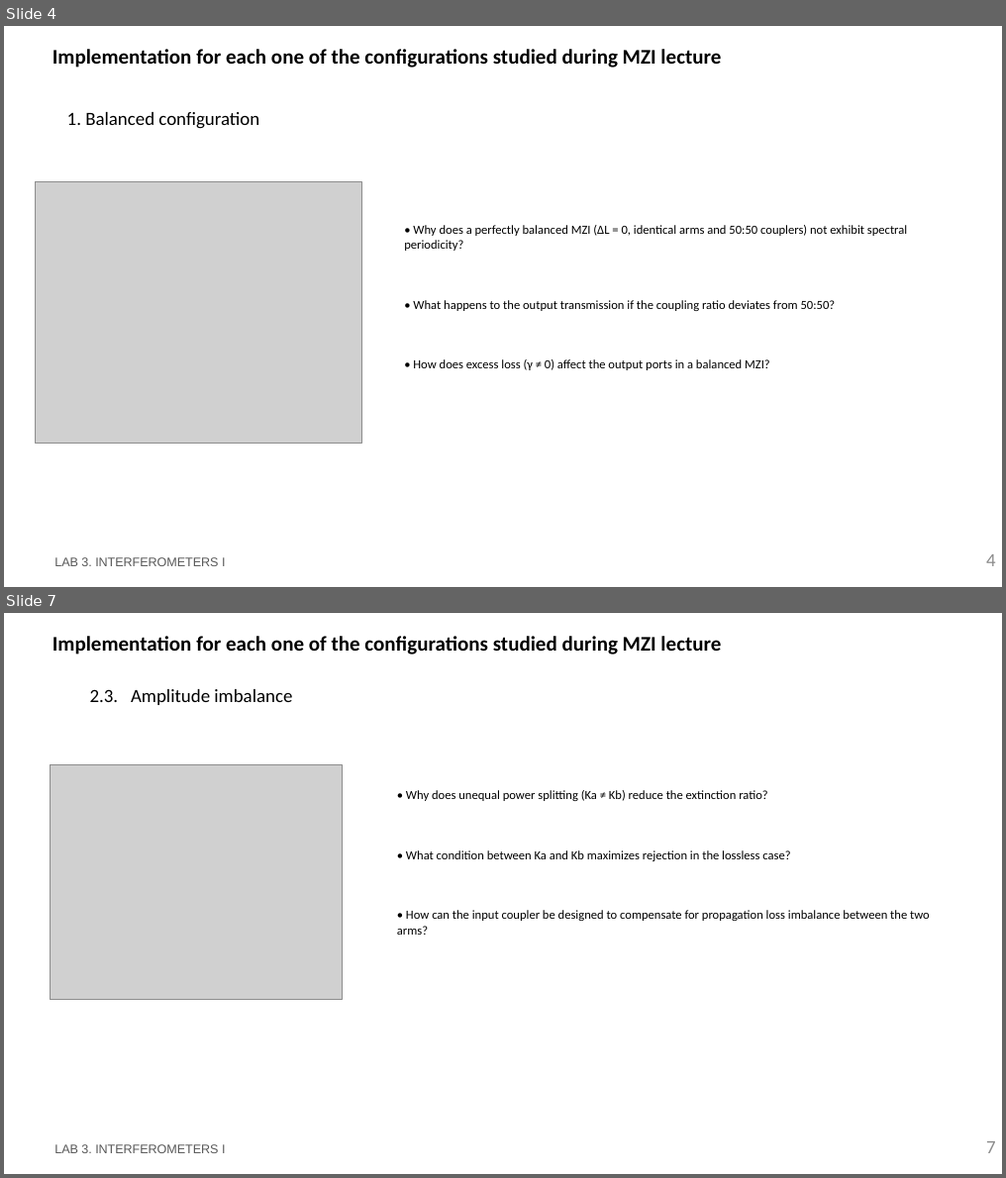
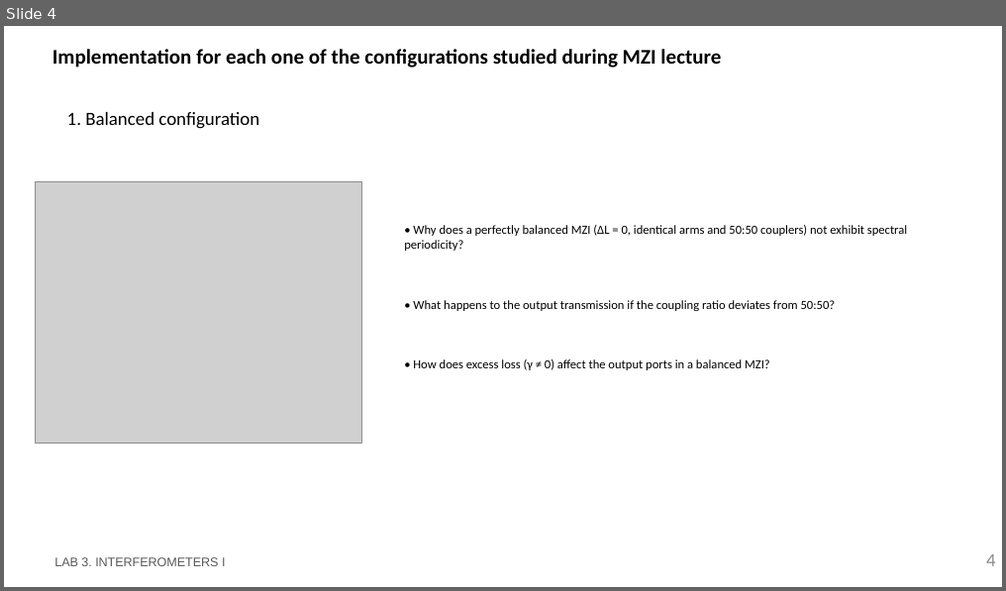
Before and after one commit to snacmuo/pic-upv-lab3, a slide deck: LabBook_3.pptx. Shown one above the other, each under a label of ours: slides 4 and 7 before the commit, slide 4 after it; the slides between them are not shown. The pictures are 1006x1178 and 1006x591 pixels, drawn with LibreOffice and Linux fonts; fonts in the diff are those of the drawing; grey boxes stand for pictures; background and template pictures are left out. Boxes give left, top, right and bottom in pixels: in the first picture for what was removed or moved away, otherwise in the second. Text is boxed around its words. In the diff, an @@ line names an element or a change of style, - is before the commit and + after.

```diff
--- a/LabBook_3.pptx
+++ b/LabBook_3.pptx
@@ slide 7 removed at (4, 613, 1002, 1174), background #FFFFFF @@
@@ title removed at (53, 636, 721, 655) @@
-Implementation for each one of the configurations studied during MZI lecture
@@ text removed at (90, 689, 292, 705) @@
-  2.3. Amplitude imbalance
@@ picture removed at (50, 765, 342, 1000) @@
@@ text removed at (397, 790, 930, 935) @@
-• Why does unequal power splitting (Ka ≠ Kb) reduce the extinction ratio?
-• What condition between Ka and Kb maximizes rejection in the lossless case?
-• How can the input coupler be designed to compensate for propagation loss imbalance between the two arms?
@@ text removed at (54, 1145, 225, 1154) @@
-LAB 3. INTERFEROMETERS I
@@ page number removed at (986, 1142, 996, 1154) @@
-7
```
Also in this commit, not shown: 5 slides changed, 1 other file.
